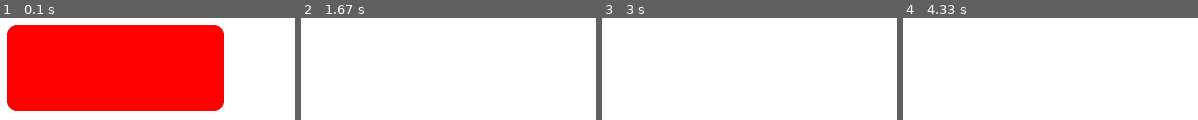
Above: before the commit, frames 1-4 (left to right).
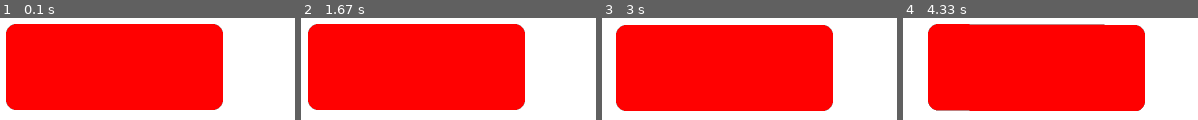
Above: after the commit, the same moments.

Repository: calumroy/vehicle_sim_pygame
Game: pygame game, started from vehicle_sim.py
The game is run twice, just before and just after one commit, with the same random seed, the same clock (stepped at 60 frames per second) and the same inputs.
Inputs:
- Up to frame 1 (0.1 s): no input
- Up to frame 2 (1.67 s): tap 0 at 0.33 s; hold Up 1.17-1.63 s
- Up to frame 3 (3 s): hold Right 1.67-2.13 s; hold Down from 2.73 s (still down)
- Up to frame 4 (4.33 s): release Down at 3.03 s; hold Left 3.07-3.47 s; hold Up 3.5-3.87 s; hold Right from 3.9 s (still down)

The runs differ from the first frame. In frame 1, 2.0% of the frame differs, in the area x 2-76%, y 5-92%; in frame 2, 62%; in frame 3, 62%; in frame 4, 62%, in the area x 8-83%, y 5-92%.

Commit message:
better scaling

Diff:
--- a/vehicle_sim.py
+++ b/vehicle_sim.py
@@ -21,7 +21,7 @@
 pygame.init()
 
 FRAMES_PER_SEC = 60
-UPDATE_SIM_HZ = 5
+UPDATE_SIM_HZ = 20
 update_sim_period = 1.0 / float(UPDATE_SIM_HZ)
 frames_per_sim_update = int((1.0 / float(UPDATE_SIM_HZ)) * FRAMES_PER_SEC)
 print("frames_per_sim_update = {0}".format(frames_per_sim_update))
@@ -29,13 +29,17 @@
 # Set the width and height of the screen [width, height]
 display_size = (800, 600)
 screen = pygame.display.set_mode(display_size)
-pixel_to_meters_scale = 40.0  # The number of pixels per simulated meter.
+# The number of pixels per simulated meter.
+orig_pixel_to_meters_scale = 40.0
+pixel_to_meters_scale = orig_pixel_to_meters_scale
 newtons_per_key_press = 200.0
 rads_per_key_press = 0.02
 zoom = 1
 zoom_factor = 0.05
+# Vehcile drawing params
 n_anti_aliasing_ratio = 2
 border_radius = 10
+fill_vehicle_box = True
 
 pygame.display.set_caption("Vehicle Sim")
 
@@ -136,10 +140,12 @@
         # Zoom in out functions
         if event.type == pygame.MOUSEBUTTONDOWN and event.button == 4: # wheel rolled up
             zoom += zoom_factor
-            print('ZOOMING IN')
+            pixel_to_meters_scale = orig_pixel_to_meters_scale * zoom
+            print('ZOOMING IN, pixel_to_meters_scale = ', pixel_to_meters_scale)
         elif event.type == pygame.MOUSEBUTTONDOWN and event.button == 5: # wheel rolled down
             zoom -= zoom_factor
-            print('ZOOMING OUT')
+            pixel_to_meters_scale = orig_pixel_to_meters_scale * zoom
+            print('ZOOMING OUT, pixel_to_meters_scale = ', pixel_to_meters_scale)
 
 
     # --- Game logic should go here
@@ -170,25 +176,21 @@
 
     # If you want a background image, replace this clear with blit'ing the
     # background image.
-    #screen.fill(WHITE)
+    screen.fill(WHITE)
 
     # --- Drawing code should go here
-    display = pygame.Surface((int(display_size[0] / zoom), int(display_size[1] / zoom)))
-    display.fill(WHITE)
-
-    fill = True
     rotation_angle = car.state["phi"] * 180.0 / math.pi  # Convert from radians to degrees.
     # Negate the y positions since pygame uses downwards as positive y direction.
     rect_x = car.state["x"] * pixel_to_meters_scale
     rect_y = -1.0*car.state["y"] * pixel_to_meters_scale
+    rect_l = car.params["car_l"] * pixel_to_meters_scale
+    rect_w = car.params["car_w"] * pixel_to_meters_scale
     rect_state = (rect_x, rect_y,
-                  car.params["car_l"]*pixel_to_meters_scale,
-                  car.params["car_w"]*pixel_to_meters_scale)
+                  rect_l, rect_w)
     angle_offset = (0.0, 0.0)
-    rectRotated( display, RED, rect_state, fill, border_radius, rotation_angle, angle_offset, n_anti_aliasing_ratio)
+    rectRotated( screen, RED, rect_state, fill_vehicle_box, border_radius, rotation_angle, angle_offset, n_anti_aliasing_ratio)
 
     # --- Go ahead and update the screen with what we've drawn.
-    screen.blit(pygame.transform.scale(display,display_size),(0,0))
     pygame.display.flip()
 
 
